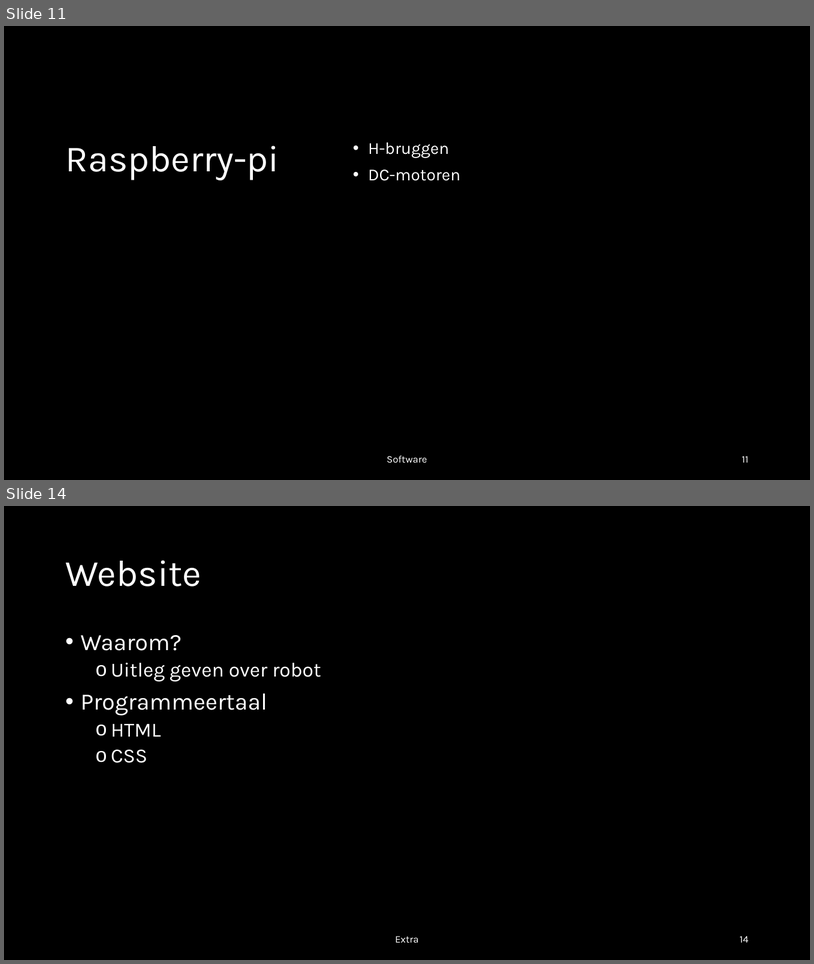
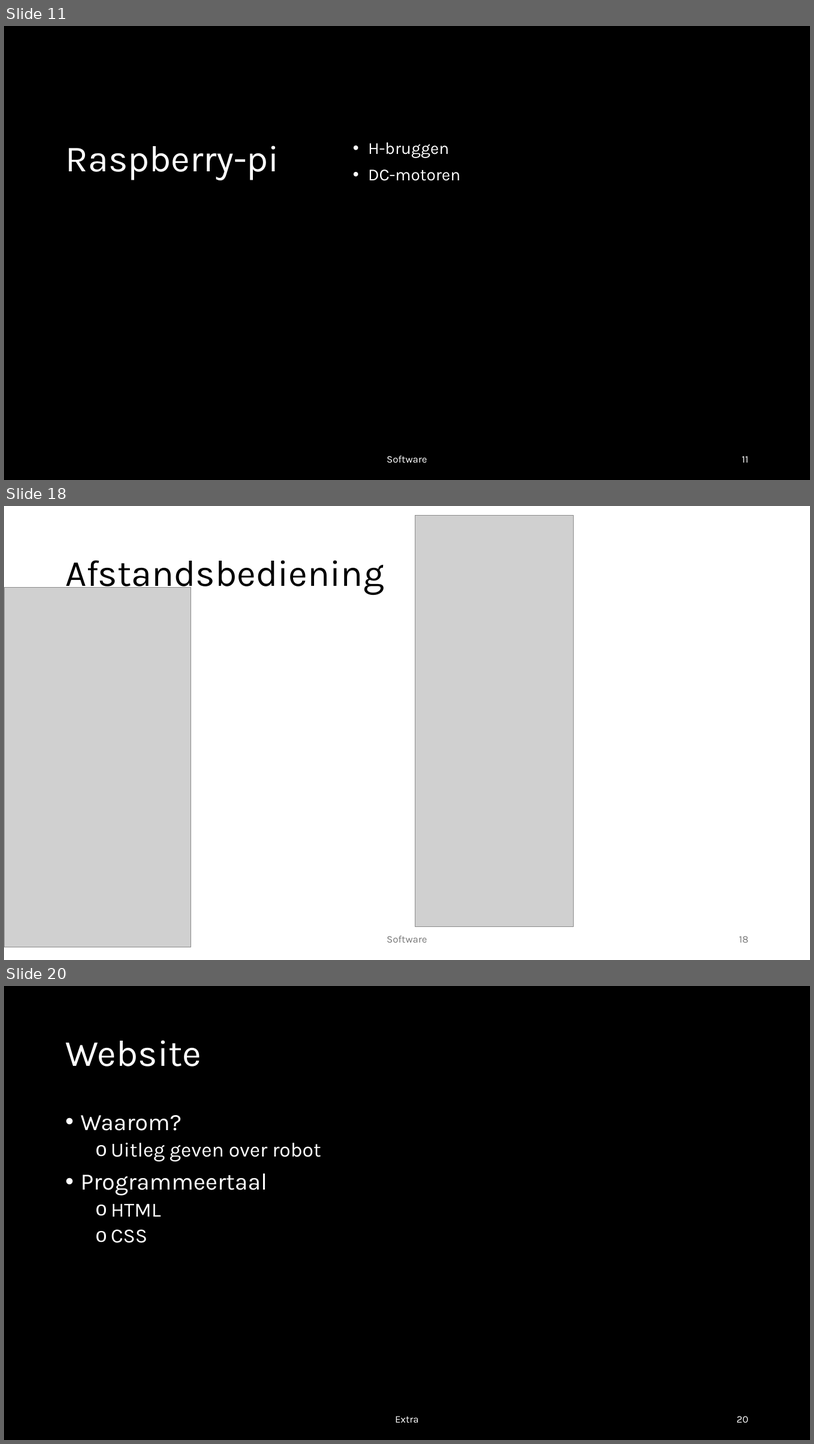
Before and after one commit to Nowie69/Eindproject-Robot-6ICW, a slide deck: Robot met mecanum wheels.pptx. Shown one above the other, each under a label of ours: slides 11 and 14 before the commit, slides 11, 18 and 20 after it; the slides between them are not shown. The pictures are 814x964 and 814x1444 pixels, drawn with LibreOffice and Linux fonts; fonts in the diff are those of the drawing; grey boxes stand for pictures; background and template pictures are left out; a plain dark background stands for a picture behind light text. Boxes give left, top, right and bottom in pixels: in the first picture for what was removed or moved away, otherwise in the second. Text is boxed around its words. In the diff, an @@ line names an element or a change of style, - is before the commit and + after.

```diff
--- a/Robot met mecanum wheels.pptx
+++ b/Robot met mecanum wheels.pptx
@@ slide 18 added at (4, 506, 810, 960), background #FFFFFF @@
@@ picture added at (416, 515, 574, 927) @@
@@ title added at (65, 560, 384, 595), 44 pt, text #000000 @@
+Afstandsbediening
@@ picture added at (4, 587, 191, 947) @@
@@ text added at (387, 935, 427, 942), 12 pt, text #797979 @@
+Software
@@ page number added at (740, 936, 749, 942), 12 pt, text #797979 @@
+18
@@ what was slide 14 is now slide 20 @@
@@ page number at (737, 1416, 749, 1422): text changed @@
-14
+20
```
Also in this commit, not shown: 3 slides changed, 5 other slides added.
